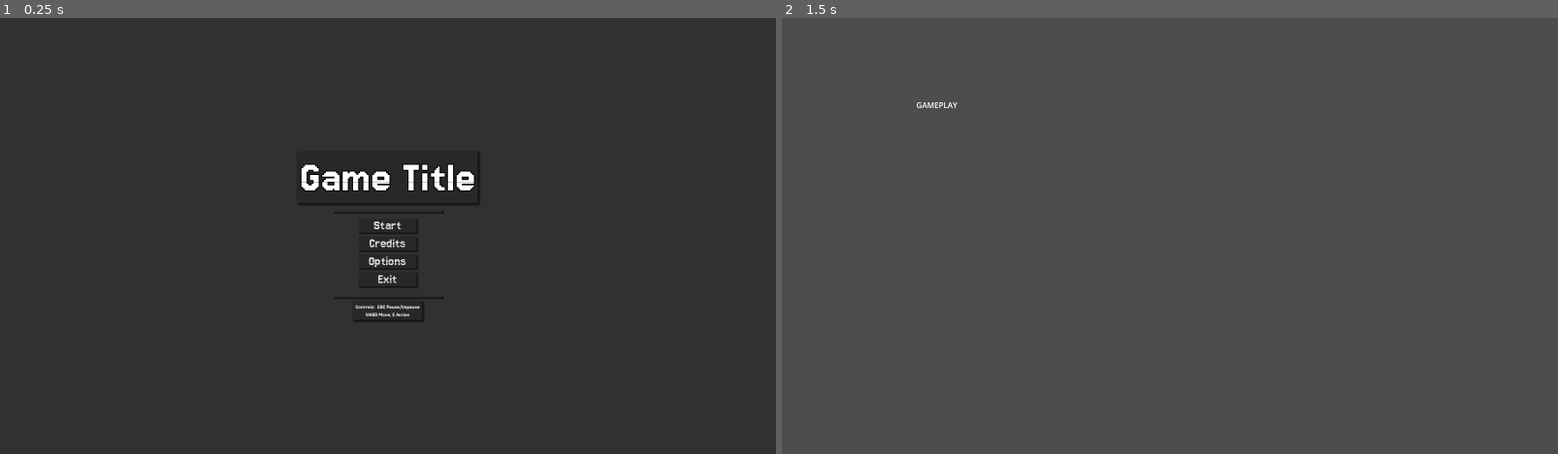
Above: before the commit, frames 1-2 (left to right).
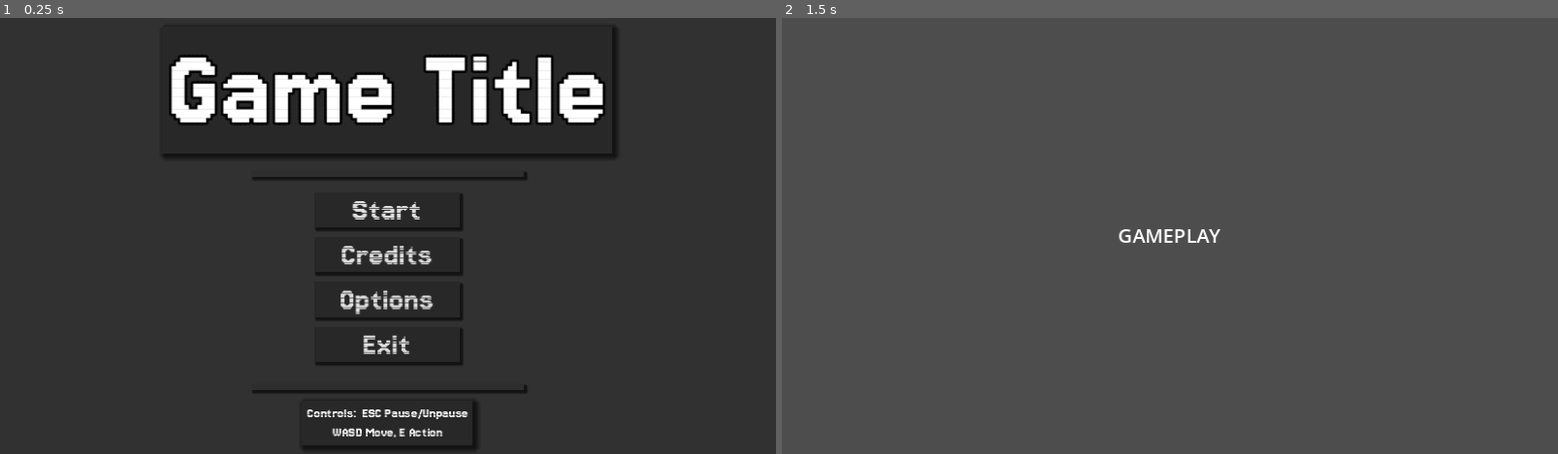
Above: after the commit, the same moments.

Repository: PlayDieRepeat/godot_template
Game: Godot game, scene res://scenes/systems/game_manager.tscn
The game is run twice, just before and just after one commit, with the same random seed, the same clock (stepped at 60 frames per second) and the same inputs.
Inputs:
- Up to frame 1 (0.25 s): no input
- Up to frame 2 (1.5 s): click "Start" at 0.5 s; tap Enter at 1.25 s

The runs differ from the first frame. In frame 1, 9.0% of the frame differs, in the area x 21-80%, y 2-99%; in frame 2, 0.3%.

Commit message:
Sets up build configs for Github Actions

Diff:
--- a/project.godot
+++ b/project.godot
@@ -12,7 +12,7 @@
 
 config/name="godot_template"
 run/main_scene="res://scenes/systems/game_manager.tscn"
-config/features=PackedStringArray("4.2", "GL Compatibility")
+config/features=PackedStringArray("4.2", "Forward Plus")
 config/icon="res://icon.svg"
 
 [display]
@@ -21,6 +21,11 @@
 window/size/viewport_height=360
 window/size/window_width_override=1600
 window/size/window_height_override=900
+window/stretch/mode="canvas_items"
+
+[editor]
+
+export/convert_text_resources_to_binary=false
 
 [input]
 
@@ -74,5 +79,4 @@
 
 [rendering]
 
-renderer/rendering_method="gl_compatibility"
-renderer/rendering_method.mobile="gl_compatibility"
+textures/vram_compression/import_s3tc_bptc=true
Not shown, added: export_presets.cfg
Not shown, changed: .gitignore
